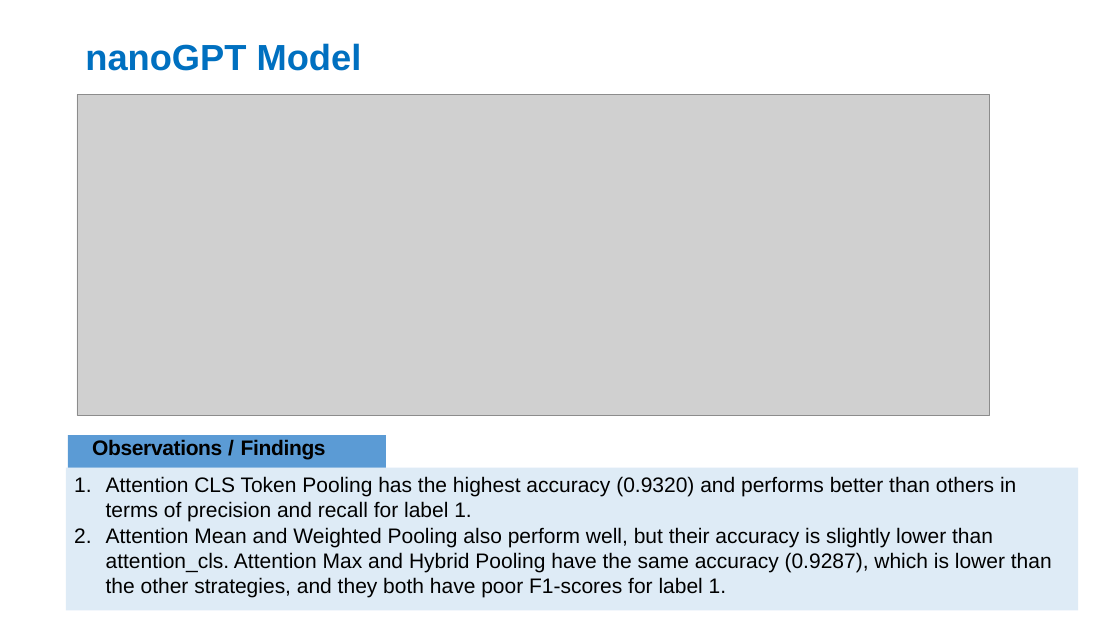
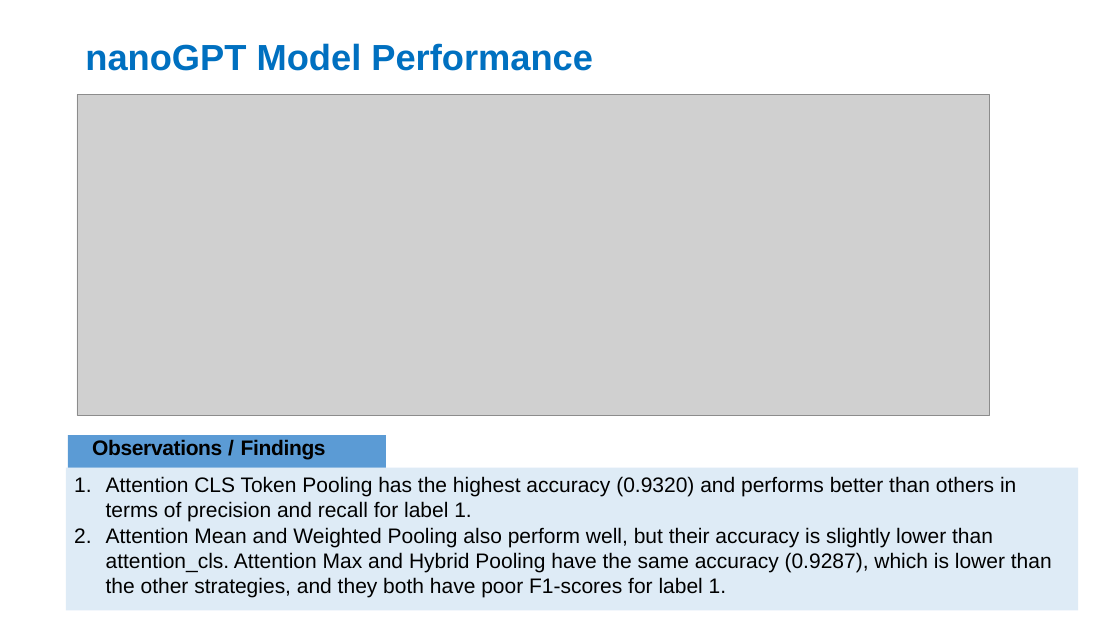
Before and after one commit to samson12193/xLSTM-Hate-Speech, a slide deck: slide 7 of Data Glacier Internship.pptx. Drawn at 1120x630 pixels with LibreOffice and Linux fonts; fonts in the diff are those of the drawing; grey boxes stand for pictures. Boxes give left, top, right and bottom in pixels: in the first picture for what was removed or moved away, otherwise in the second. Text is boxed around its words. In the diff, an @@ line names an element or a change of style, - is before the commit and + after.

```diff
--- a/Data Glacier Internship.pptx
+++ b/Data Glacier Internship.pptx
@@ title at <box>85,43,593,71</box>: text changed @@
-nanoGPT Model
+nanoGPT Model Performance
```
Also in this commit, not shown: 2 other slides changed.
